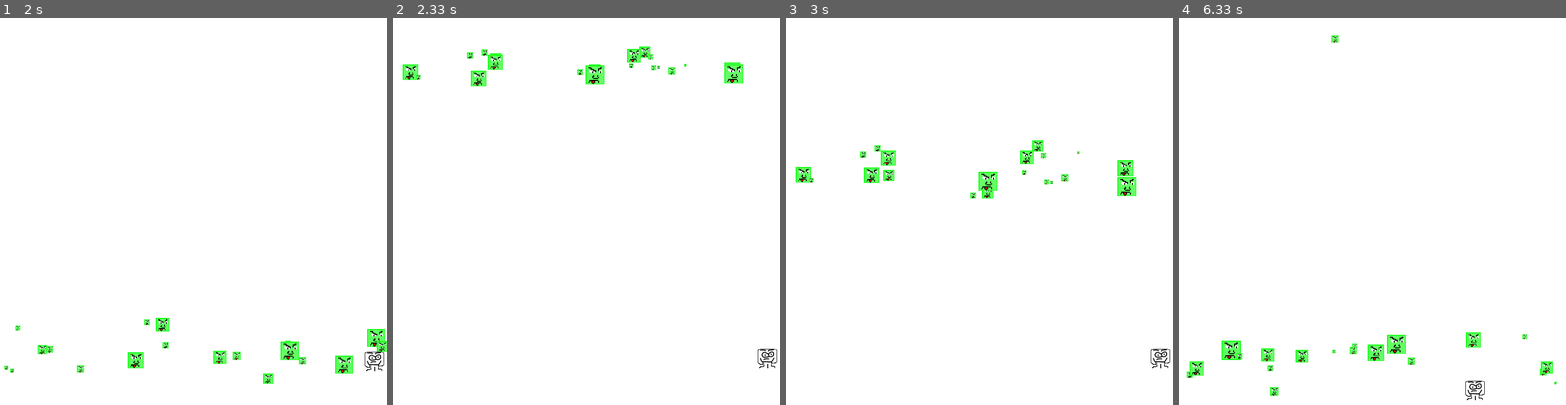
Above: before the commit, frames 1-4 (left to right).
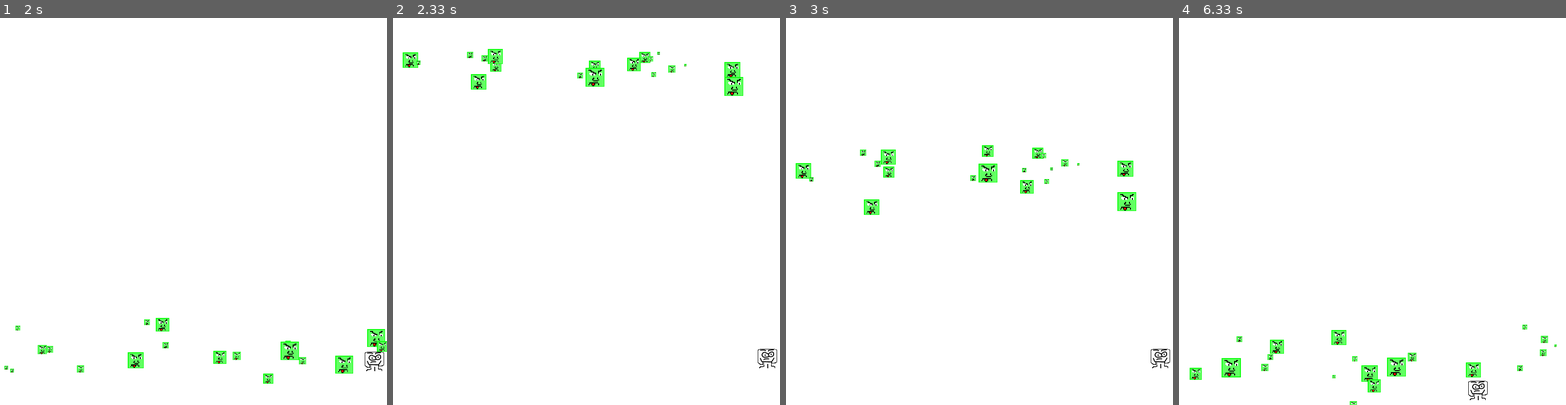
Above: after the commit, the same moments.

Repository: HardEnoughy/games_on_python
Game: pygame game, started from Pygame/dodger_game.py
Two runs of this game, one before a commit and one after it. Both use one fixed random seed, a clock stepped at 60 frames per second and the inputs below.
Inputs:
- Up to frame 1 (2 s): hold M 0.33-0.8 s; hold Right 0.33-0.8 s; hold M 0.83-1.3 s; hold Right 0.83-1.3 s; hold Right 1.33-1.8 s; hold Up from 1.83 s (still down)
- Up to frame 2 (2.33 s): release Up at 2.13 s; tap Space at 2.17 s
- Up to frame 3 (3 s): no input
- Up to frame 4 (6.33 s): hold Left 3-3.53 s; hold Down 3.57-3.87 s; hold Left 3.9-4.3 s; tap Space at 4.33 s; hold Up 4.67-5.03 s; hold Right 5.07-5.7 s; hold Down 5.73-6.1 s; hold Left from 6.13 s (still down)

Frame 1 is identical in both runs. In frame 2, 1.4% of the frame differs, in the area x 2-91%, y 7-21%; in frame 3, 1.9%; in frame 4, 2.9%, in the area x 2-98%, y 4-100%.

Commit message:
code_refactored

Diff:
--- a/Pygame/dodger_game.py
+++ b/Pygame/dodger_game.py
@@ -46,6 +46,10 @@
         #scoring
         self.score = 0
 
+        #sounds
+        self.die_sound = pygame.mixer.Sound("sounds/gameover.wav")
+        self.music_playing = True
+
     def show_game_over(self):
         spacing = 50
 
@@ -107,7 +111,7 @@
     def draw_baddie(self, baddie):
         self.main_surface.blit(self.baddies_stretch[self.baddies.index(baddie)], baddie)
 
-    def run_game(self):
+    def set_up_new_game(self):
         self.main_surface.fill(WHITE)
         self.baddies = []
         self.baddies_stretch = []
@@ -116,47 +120,79 @@
         self.is_up = False
         self.is_down = False
         self.score = 0
+
+    def set_up_music(self):
+        self.music_playing = True
         pygame.mixer.music.load("sounds/background.mid")
         pygame.mixer.music.play(-1, 0.0)
-        die_sound = pygame.mixer.Sound("sounds/gameover.wav")
-        music_playing = True
-
+
+    def check_keyboard(self):
+        for event in pygame.event.get():
+            if event.type == QUIT:
+                pygame.quit()
+                sys.exit()
+
+            #keydown events
+            if event.type == KEYDOWN:
+                if event.key == K_LEFT:
+                    self.is_left = True
+                if event.key == K_RIGHT:
+                    self.is_right = True
+                if event.key == K_DOWN:
+                    self.is_down = True
+                if event.key == K_UP:
+                    self.is_up = True
+                if event.key == K_m:
+                    if self.music_playing:
+                        pygame.mixer.music.stop()
+                    else:
+                        pygame.mixer.music.play(-1, 0.0)
+                    self.music_playing = not self.music_playing
+
+            #keyup events
+            if event.type == KEYUP:
+                if event.key == K_LEFT:
+                    self.is_left = False
+                if event.key == K_RIGHT:
+                    self.is_right = False
+                if event.key == K_DOWN:
+                    self.is_down = False
+                if event.key == K_UP:
+                    self.is_up = False
+
+    def move_player(self):
+        if self.is_up and self.player.top > 0:
+            self.player.top -= PLAYERSPEED
+        if self.is_right and self.player.right < WINDOWWIDTH:
+            self.player.right += PLAYERSPEED
+        if self.is_down and self.player.bottom < WINDOWHEIGHT:
+            self.player.top += PLAYERSPEED
+        if self.is_left and self.player.left > 0:
+            self.player.left -= PLAYERSPEED
+
+    def check_baddie_position(self):
+        for baddie in self.baddies[:]:
+            if baddie.bottom >= WINDOWHEIGHT:
+                self.baddies.remove(baddie)
+                # del self.baddies_stretch[self.baddies.index(baddie)]
+            else:
+                self.move_baddie(baddie)
+                self.draw_baddie(baddie)
+
+            #checking collision
+            if self.player.colliderect(baddie):
+                return True
+        return False
+
+    def run_game(self):
+        self.set_up_new_game()
+        self.set_up_music()
         pygame.display.update()
+
         is_game_over = False
         while True:
             #event checks
-            for event in pygame.event.get():
-                if event.type == QUIT:
-                    pygame.quit()
-                    sys.exit()
-
-                #keydown events
-                if event.type == KEYDOWN:
-                    if event.key == K_LEFT:
-                        self.is_left = True
-                    if event.key == K_RIGHT:
-                        self.is_right = True
-                    if event.key == K_DOWN:
-                        self.is_down = True
-                    if event.key == K_UP:
-                        self.is_up = True
-                    if event.key == K_m:
-                        if music_playing:
-                            pygame.mixer.music.stop()
-                        else:
-                            pygame.mixer.music.play(-1, 0.0)
-                        music_playing = not music_playing
-
-                #keyup events
-                if event.type == KEYUP:
-                    if event.key == K_LEFT:
-                        self.is_left = False
-                    if event.key == K_RIGHT:
-                        self.is_right = False
-                    if event.key == K_DOWN:
-                        self.is_down = False
-                    if event.key == K_UP:
-                        self.is_up = False
+            self.check_keyboard()
 
             #adding baddies if there is not enough
             while len(self.baddies) < NEWENEMY:
@@ -166,32 +202,15 @@
             self.main_surface.fill(WHITE)
 
             #moving player if needed
-            if self.is_up and self.player.top > 0:
-                self.player.top -= PLAYERSPEED
-            if self.is_right and self.player.right < WINDOWWIDTH:
-                self.player.right += PLAYERSPEED
-            if self.is_down and self.player.bottom < WINDOWHEIGHT:
-                self.player.top += PLAYERSPEED
-            if self.is_left and self.player.left > 0:
-                self.player.left -= PLAYERSPEED
+            self.move_player()
 
             #removing or moving baddies
-            for baddie in self.baddies[:]:
-                if baddie.bottom >= WINDOWHEIGHT:
-                    self.baddies.remove(baddie)
-                    # del self.baddies_stretch[self.baddies.index(baddie)]
-                else:
-                    self.move_baddie(baddie)
-                    self.draw_baddie(baddie)
-
-                #checking collision
-                if self.player.colliderect(baddie):
-                   is_game_over = True
+            is_game_over = self.check_baddie_position()
 
             if is_game_over:
                 pygame.mixer.music.stop()
-                if music_playing:
-                    die_sound.play()
+                if self.music_playing:
+                    self.die_sound.play()
                 break
 
             #drawing player
